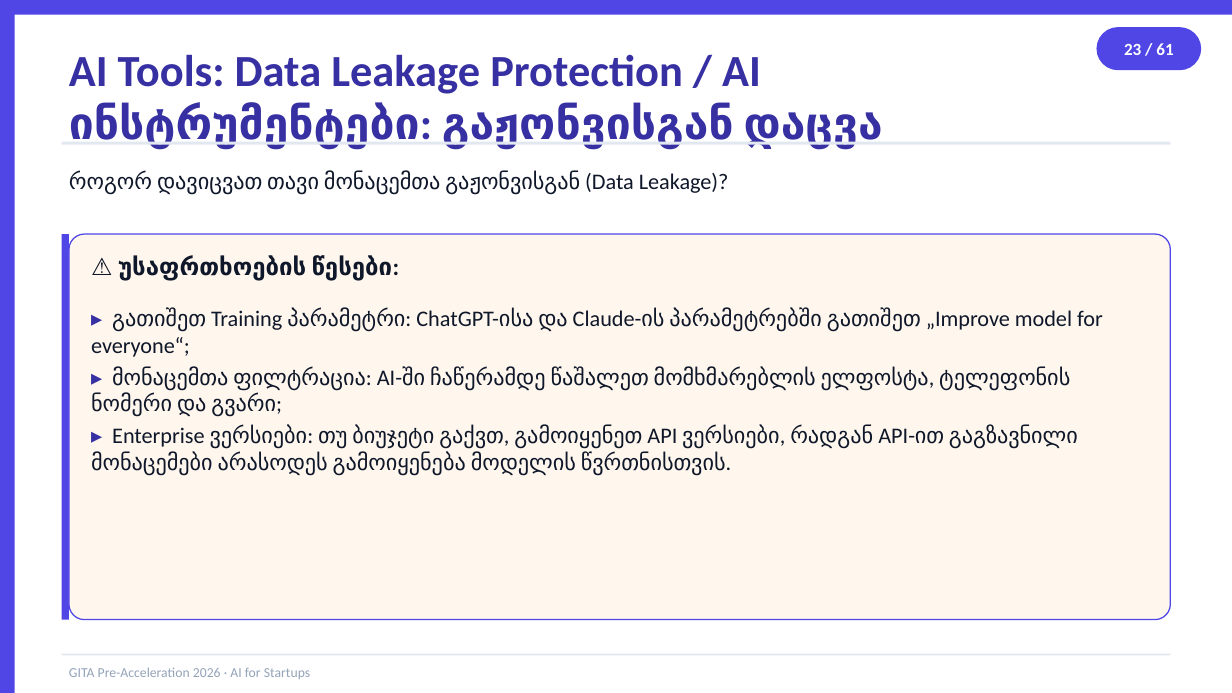
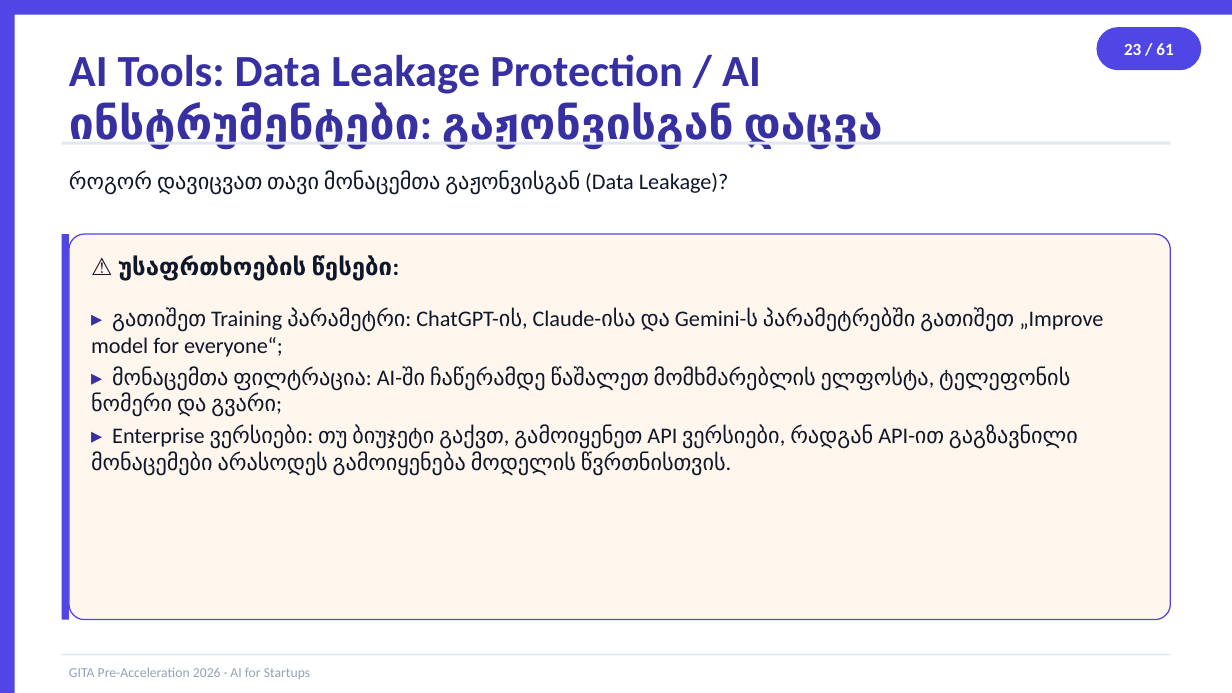
Before and after one commit to basilaia123/ai2026, a slide deck: slide 23 of GITA/Pre-Acceleration/2026-5h-AI-for-Startups/day1-slides.pptx. Drawn at 1232x693 pixels with LibreOffice and Linux fonts; fonts in the diff are those of the drawing. Boxes give left, top, right and bottom in pixels: in the first picture for what was removed or moved away, otherwise in the second. Text is boxed around its words. In the diff, an @@ line names an element or a change of style, - is before the commit and + after.

```diff
--- a/GITA/Pre-Acceleration/2026-5h-AI-for-Startups/day1-slides.pptx
+++ b/GITA/Pre-Acceleration/2026-5h-AI-for-Startups/day1-slides.pptx
@@ text at (x1=91, y1=308, x2=1103, y2=357): text changed @@
-▸ გათიშეთ Training პარამეტრი: ChatGPT-ისა და Claude-ის პარამეტრებში გათიშეთ „Improve model for everyone“;
+▸ გათიშეთ Training პარამეტრი: ChatGPT-ის, Claude-ისა და Gemini-ს პარამეტრებში გათიშეთ „Improve model for everyone“;
```
Also in this commit, not shown: 11 other slides changed, 3 other files.
